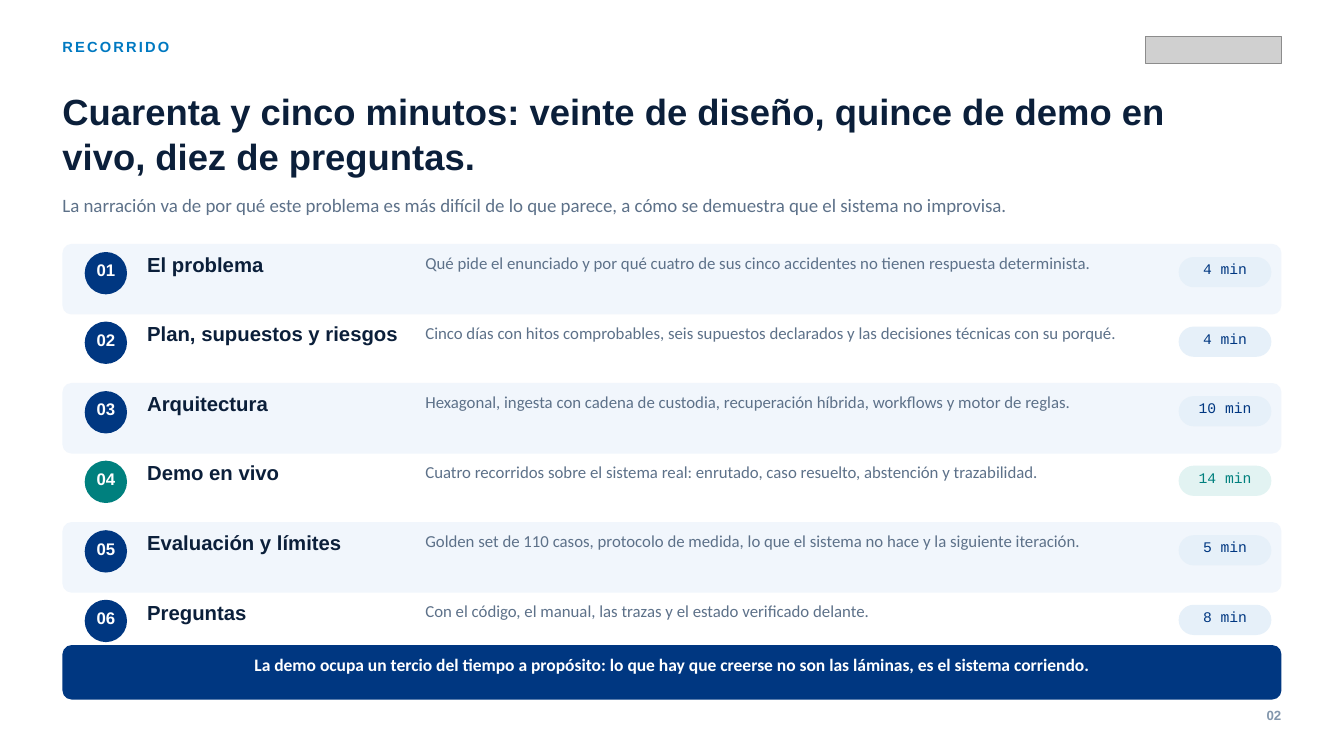
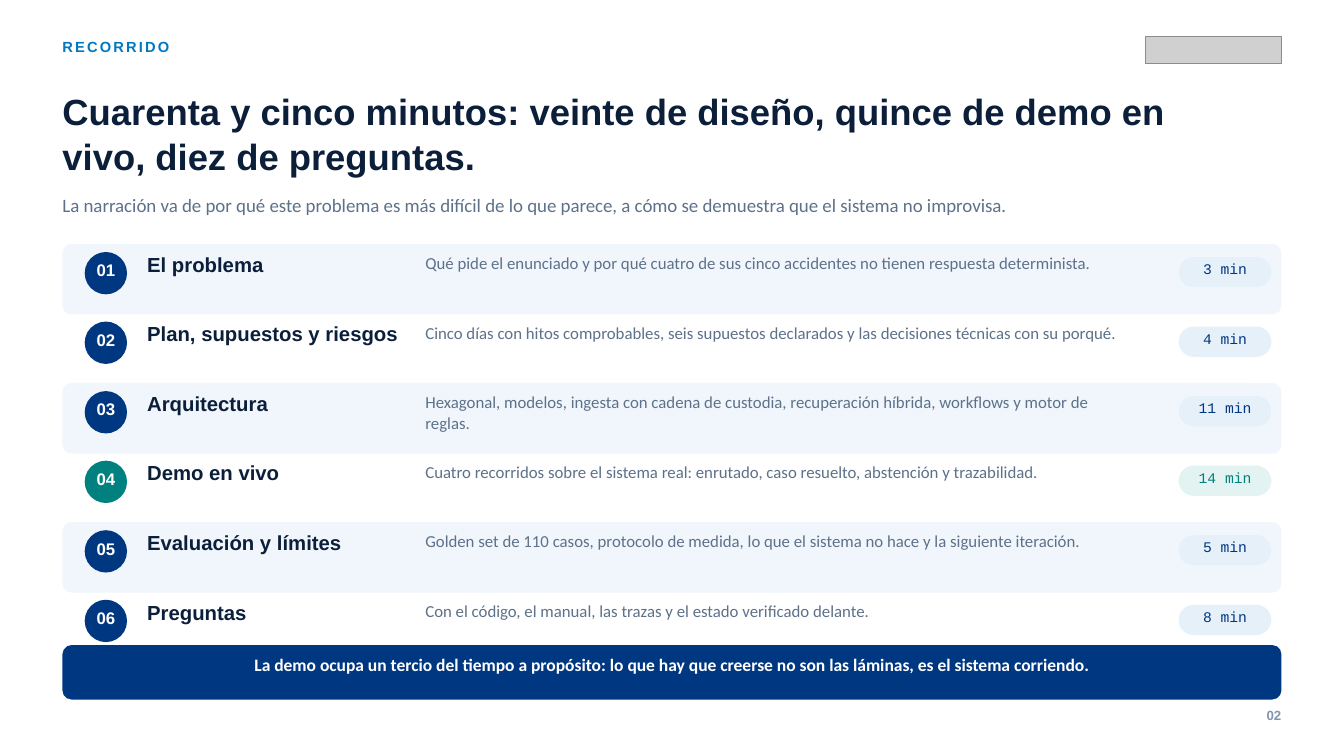
Before and after one commit to olixva/cicos-intelligence, a slide deck: slide 2 of docs/entrega/presentacion.pptx. Drawn at 1344x756 pixels with LibreOffice and Linux fonts; fonts in the diff are those of the drawing; grey boxes stand for pictures. Boxes give left, top, right and bottom in pixels: in the first picture for what was removed or moved away, otherwise in the second. Text is boxed around its words. In the diff, an @@ line names an element or a change of style, - is before the commit and + after.

Commit message:
feat(entrega): lámina de selección de modelos y versionado de prompts
El enunciado evalúa explícitamente "la capacidad de seleccionar y usar
modelos de lenguaje apropiados" y el deck lo tocaba de refilón. Ahora hay una
lámina que trata "elegir el modelo" como lo que es: cuatro decisiones
distintas, con su exigencia, su coste y su frecuencia.

- Responder: generación documental, la llamada que más calidad de escritura
  exige y la única que redacta.
- Extraer: hechos del siniestro con esquema cerrado; rellena, no concluye.
- Clasificar: tres etiquetas, la llamada más frecuente y más barata — la
  candidata natural a un modelo pequeño o local.
- Incrustar: fijado en el perfil del índice y en su firma de 13 campos, así
  que no se puede cambiar por accidente sin reindexar.

Y el punto de operación: los prompts se versionan en Langfuse y la
configuración los fija por nombre y versión, así que un cambio de prompt es
una versión trazable y no una edición silenciosa.

45 láminas; el reparto de tiempo de la agenda se ajusta en consecuencia.

```diff
--- a/docs/entrega/presentacion.pptx
+++ b/docs/entrega/presentacion.pptx
@@ text at [1203,263,1247,274]: text changed @@
-4 min
+3 min
@@ text at [425,396,1088,432]: text changed @@
-Hexagonal, ingesta con cadena de custodia, recuperación híbrida, workflows y motor de reglas.
+Hexagonal, modelos, ingesta con cadena de custodia, recuperación híbrida, workflows y motor de reglas.
@@ text at [1199,403,1251,413]: text changed @@
-10 min
+11 min
```
Also in this commit, not shown: 30 other slides changed, 1 slide added, 2 other files.
